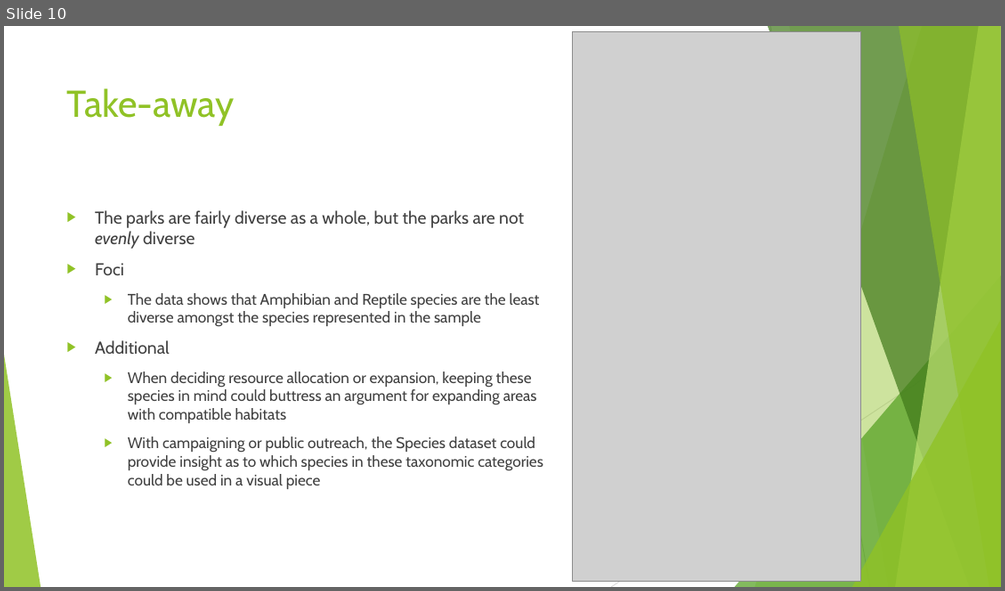
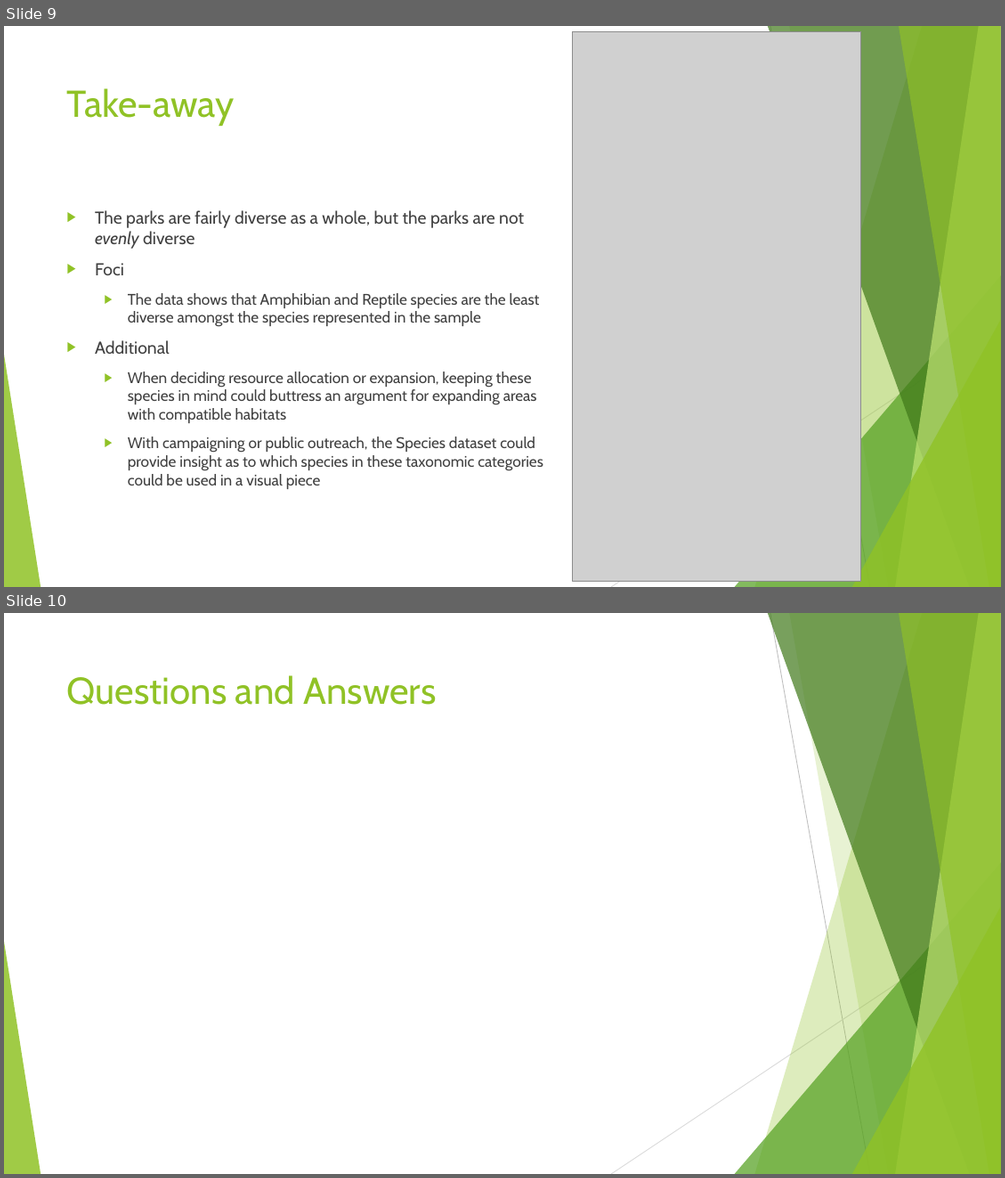
Before and after one commit to davidag2696/Biodiversity_Indices_Analysis_Four_National_Parks, a slide deck: biodiversity_presentation.pptx. Shown one above the other, each under a label of ours: slide 10 before the commit, slides 9 and 10 after it. The pictures are 1005x591 and 1005x1178 pixels, drawn with LibreOffice and Linux fonts; fonts in the diff are those of the drawing; grey boxes stand for pictures. Boxes give left, top, right and bottom in pixels: in the first picture for what was removed or moved away, otherwise in the second. Text is boxed around its words. In the diff, an @@ line names an element or a change of style, - is before the commit and + after.

```diff
--- a/biodiversity_presentation.pptx
+++ b/biodiversity_presentation.pptx
@@ slide 10 added at (4, 613, 1001, 1174), background #FFFFFF; not listed: 10 template elements that a slide beside it also shows @@
@@ title added at (67, 675, 436, 705), 36 pt, text #90C226 @@
+Questions and Answers
@@ what was slide 10 is now slide 9 @@
```
Also in this commit, not shown: 5 other slides added, 2 slides removed, 10 other files.
